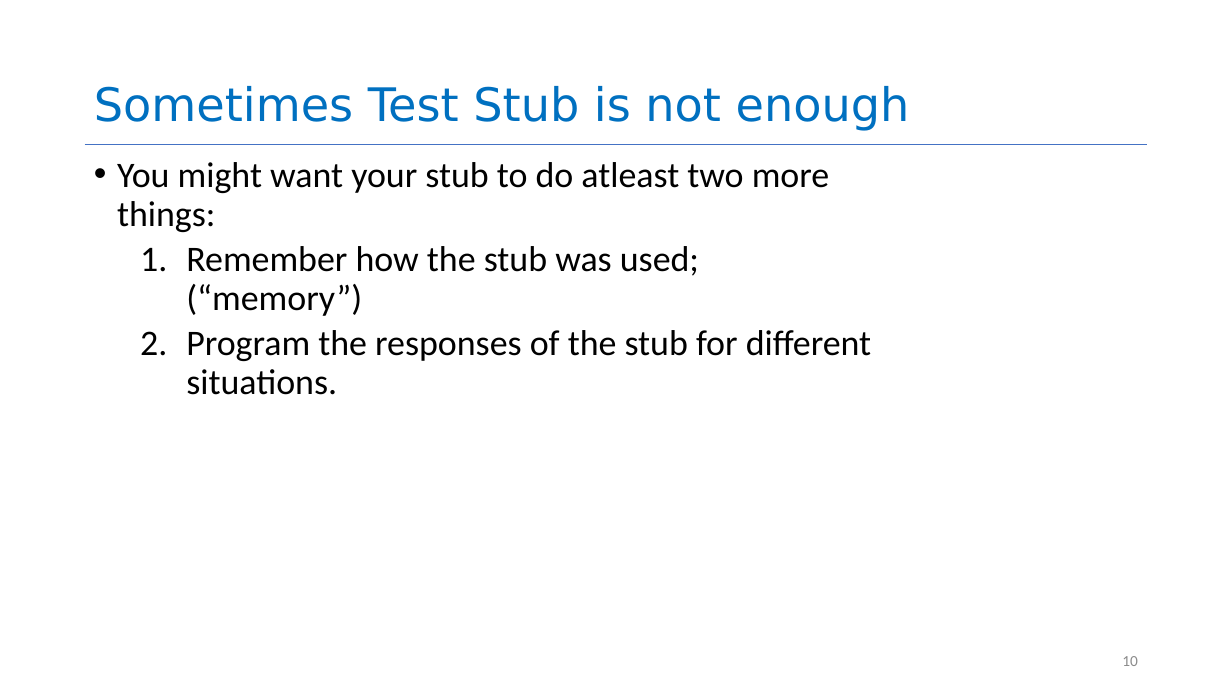
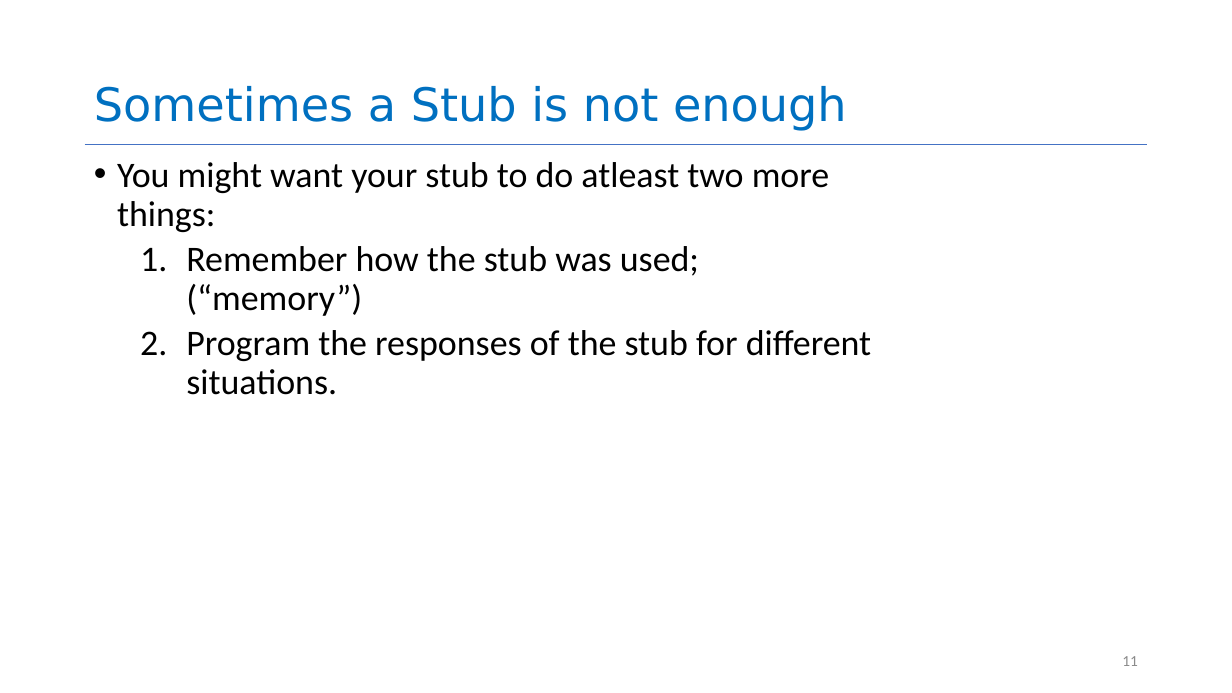
Before and after one commit to neu-se/CS4530-Spring-2022, a slide deck: slide 11 of Slides/Lesson 5.3 Testing Systems.pptx (slide 10 before the commit). Drawn at 1232x693 pixels with LibreOffice and Linux fonts; fonts in the diff are those of the drawing. Boxes give left, top, right and bottom in pixels: in the first picture for what was removed or moved away, otherwise in the second. Text is boxed around its words. In the diff, an @@ line names an element or a change of style, - is before the commit and + after.

```diff
--- a/Slides/Lesson 5.3 Testing Systems.pptx
+++ b/Slides/Lesson 5.3 Testing Systems.pptx
@@ title at box(94, 86, 847, 131): text changed @@
-Sometimes Test Stub is not enough
+Sometimes a Stub is not enough
@@ page number at box(1122, 656, 1138, 666): text changed @@
-10
+11
```
Also in this commit, not shown: 1 other slide changed, 1 slide added.
